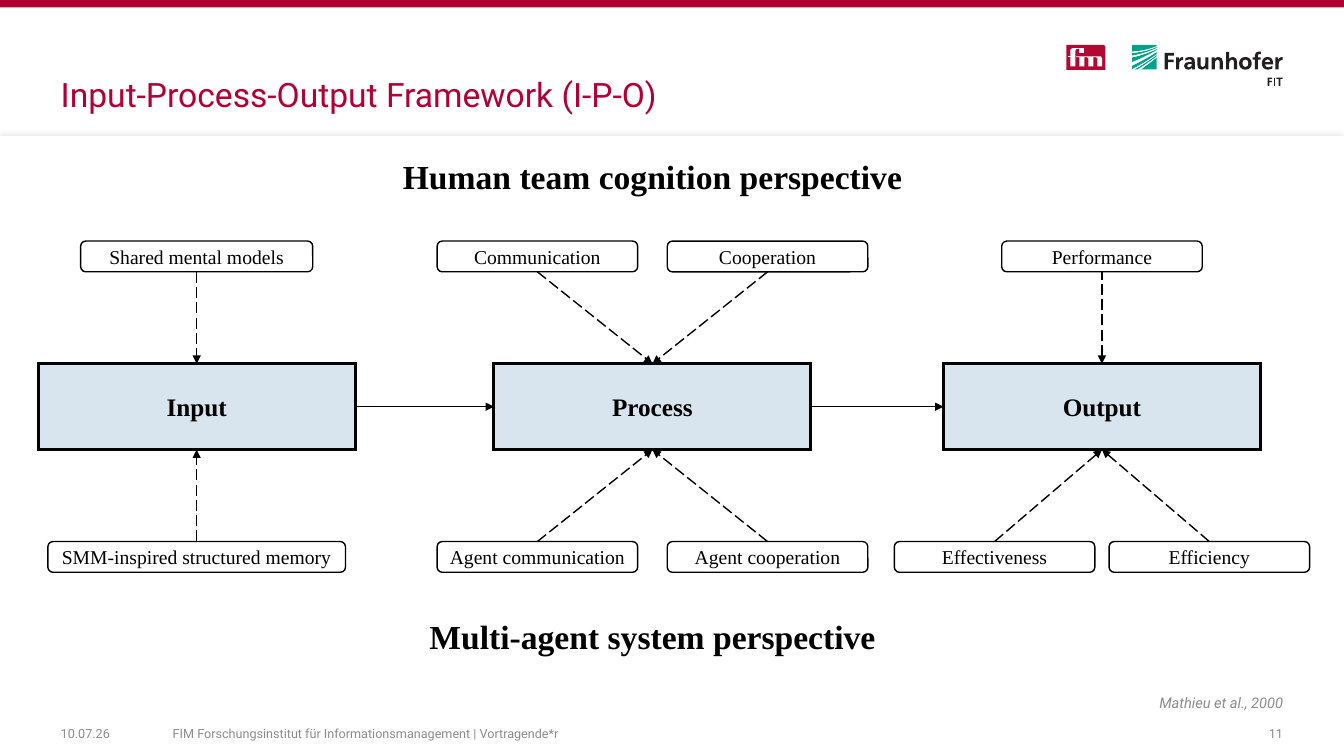
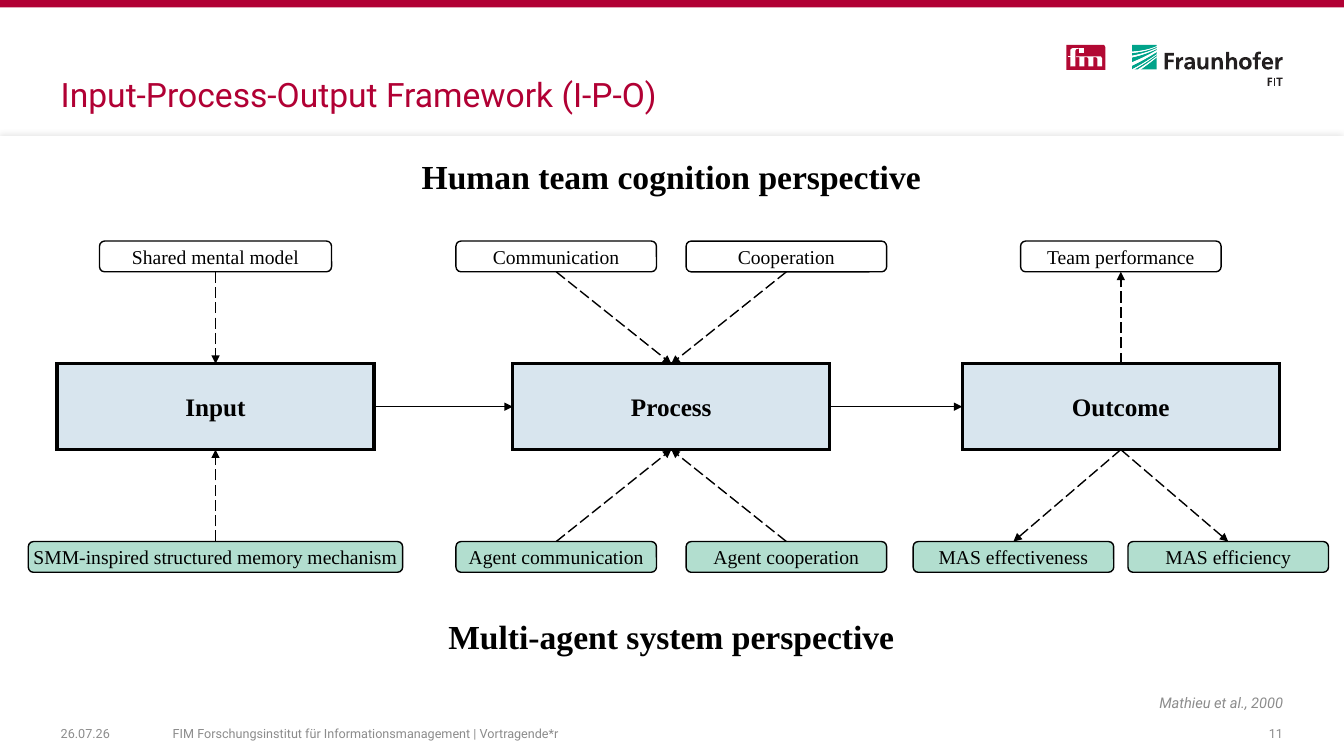
Before and after one commit to LeoH04/bachelor_thesis, a slide deck: slide 11 of 03_report/presentation/BA_Hegemann.pptx. Drawn at 1344x756 pixels with LibreOffice and Linux fonts; fonts in the diff are those of the drawing. Boxes give left, top, right and bottom in pixels: in the first picture for what was removed or moved away, otherwise in the second. Text is boxed around its words. In the diff, an @@ line names an element or a change of style, - is before the commit and + after.

```diff
--- a/03_report/presentation/BA_Hegemann.pptx
+++ b/03_report/presentation/BA_Hegemann.pptx
@@ text in rounded rectangle at (x1=132, y1=250, x2=299, y2=265): text changed @@
-Shared mental models
+Shared mental model
@@ text in rounded rectangle at (x1=1047, y1=250, x2=1194, y2=269): text changed @@
-Performance
+Team performance
@@ arrow (1121, 364) - (1121, 272): arrowheads changed @@
@@ rectangle removed at (x1=944, y1=364, x2=1260, y2=450) @@
-Output
@@ rectangle added at (x1=963, y1=364, x2=1279, y2=450), fill #D8E5EE, outline #000000 2.25 pt, 18 pt, text #000000, bold @@
+Outcome
@@ arrow (1121, 450) - (1013, 541): arrowheads changed @@
@@ arrow (1121, 450) - (1228, 541): arrowheads changed @@
@@ rounded rectangle "SMM-inspired structured memory mechanism" resized from (x1=48, y1=541, x2=346, y2=573) to (x1=28, y1=541, x2=402, y2=573) @@
@@ text in rounded rectangle at (x1=33, y1=550, x2=396, y2=569): text changed @@
-SMM-inspired structured memory
+SMM-inspired structured memory mechanism
@@ 11 arrows, 8 rounded rectangles, 2 texts, 2 rectangles moved together from (x1=38, y1=165, x2=1310, y2=655) to (x1=57, y1=165, x2=1329, y2=655) @@
@@ fill #FFFFFF to #B2DECF in 5 elements at (x1=456, y1=541, x2=656, y2=573), (x1=687, y1=541, x2=887, y2=573), (x1=28, y1=541, x2=402, y2=573), (x1=1128, y1=541, x2=1329, y2=573), (x1=913, y1=541, x2=1114, y2=573) @@
@@ text in rounded rectangle at (x1=939, y1=550, x2=1088, y2=565): text changed @@
-Effectiveness
+MAS effectiveness
@@ text in rounded rectangle at (x1=1165, y1=550, x2=1291, y2=569): text changed @@
-Efficiency
+MAS efficiency
@@ text at (x1=61, y1=729, x2=110, y2=738): text changed @@
-10.07.26
+26.07.26
```
Also in this commit, not shown: 19 other slides changed, 8 other files.
